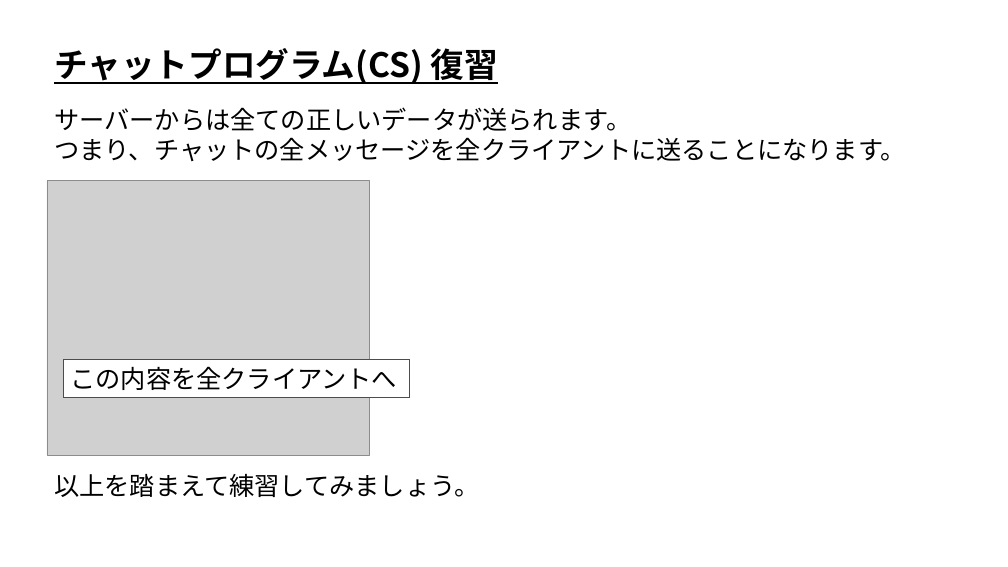
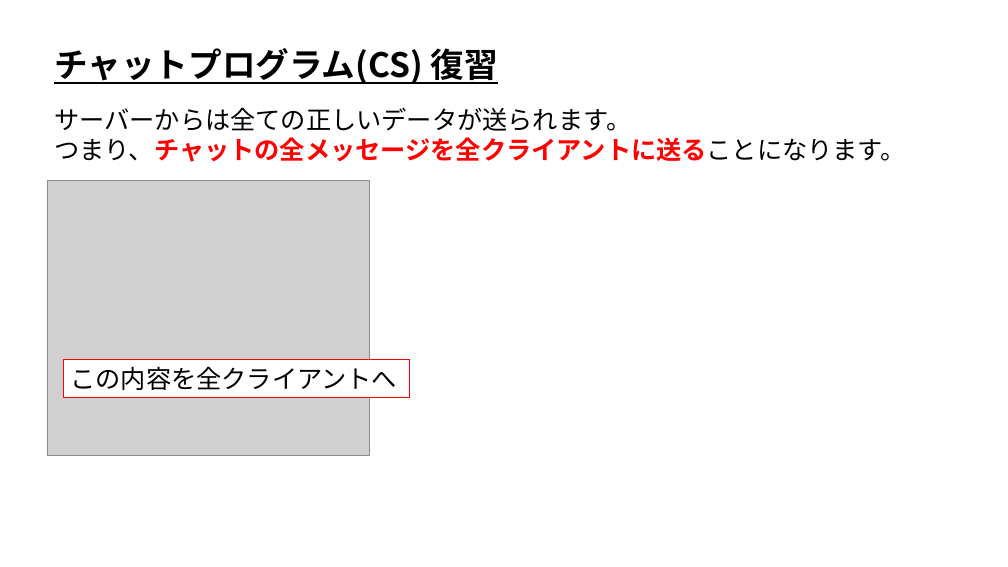
Before and after one commit to ArakiYusuke-Ohara/Textbook, a slide deck: slide 3 of ゲーム科3年/00_前期/オンラインゲームプログラミングⅠ/05_チャットプログラム(CS).pptx. Drawn at 1008x567 pixels with LibreOffice and Linux fonts; fonts in the diff are those of the drawing; grey boxes stand for pictures. Boxes give left, top, right and bottom in pixels: in the first picture for what was removed or moved away, otherwise in the second. Text is boxed around its words. In the diff, an @@ line names an element or a change of style, - is before the commit and + after.

Commit message:
チャットプログラムCS完成

```diff
--- a/ゲーム科3年/00_前期/オンラインゲームプログラミングⅠ/05_チャットプログラム(CS).pptx
+++ b/ゲーム科3年/00_前期/オンラインゲームプログラミングⅠ/05_チャットプログラム(CS).pptx
@@ text at (x1=54, y1=137, x2=906, y2=162): text colour #000000 to #FF0000, bold on in "つまり、チャットの全メッセージを全クライアントに送ることになります。" @@
@@ text removed at (x1=54, y1=474, x2=479, y2=497) @@
-以上を踏まえて練習してみましょう。
```
Also in this commit, not shown: 7 slides added.
